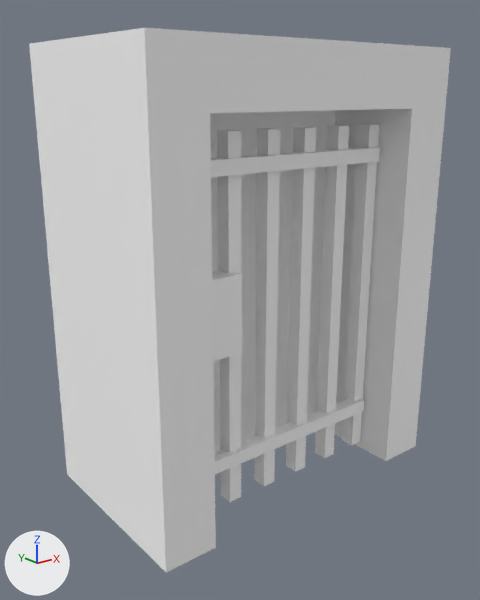
The glTF model assets/synty/simple_fantasy/models/SF_Bld_Castle_SmallDoor_01.glb: old version first, new version second.
Both versions are drawn from a camera (50 mm lens) standing at (-0.0308, -0.0376, 0.0289) and looking at (-0.0009, -0.0003, 0.014). Lighting does not change. The marker at lower left points along +X, +Y and +Z.

In view in the first picture: 'SF_Bld_Castle_SmallDoor_01'.
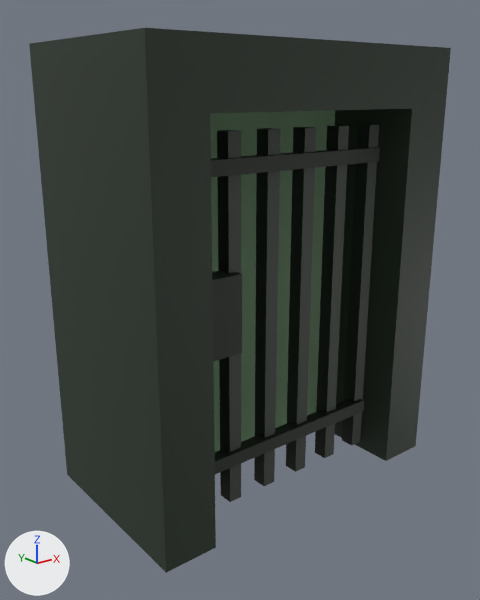
Where the change shows, as pixel boxes (x1, y1, x2, y2) in the pictures (480 x 600 px):
'SF_Bld_Castle_SmallDoor_01', surface changed (grey to black): (29, 28, 451, 573) in both

Patch to the scene script:
```diff
--- a/assets/synty/simple_fantasy/models/SF_Bld_Castle_SmallDoor_01.glb.py
+++ b/assets/synty/simple_fantasy/models/SF_Bld_Castle_SmallDoor_01.glb.py
@@ img_undead_footman_01 @@
+img_undead_footman_01 = load_image('Undead_Footman_01', '_unpacked/Undead_Footman_01', 512, 512, 'sRGB')
@@ mat_lambert2 @@
 mat_lambert2 = principled_material('lambert2')
-mat_lambert2.base_color = (1.0, 1.0, 1.0)  # white #ffffff
+mat_lambert2.texture = img_undead_footman_01
 mat_lambert2.roughness = 0.553
```
